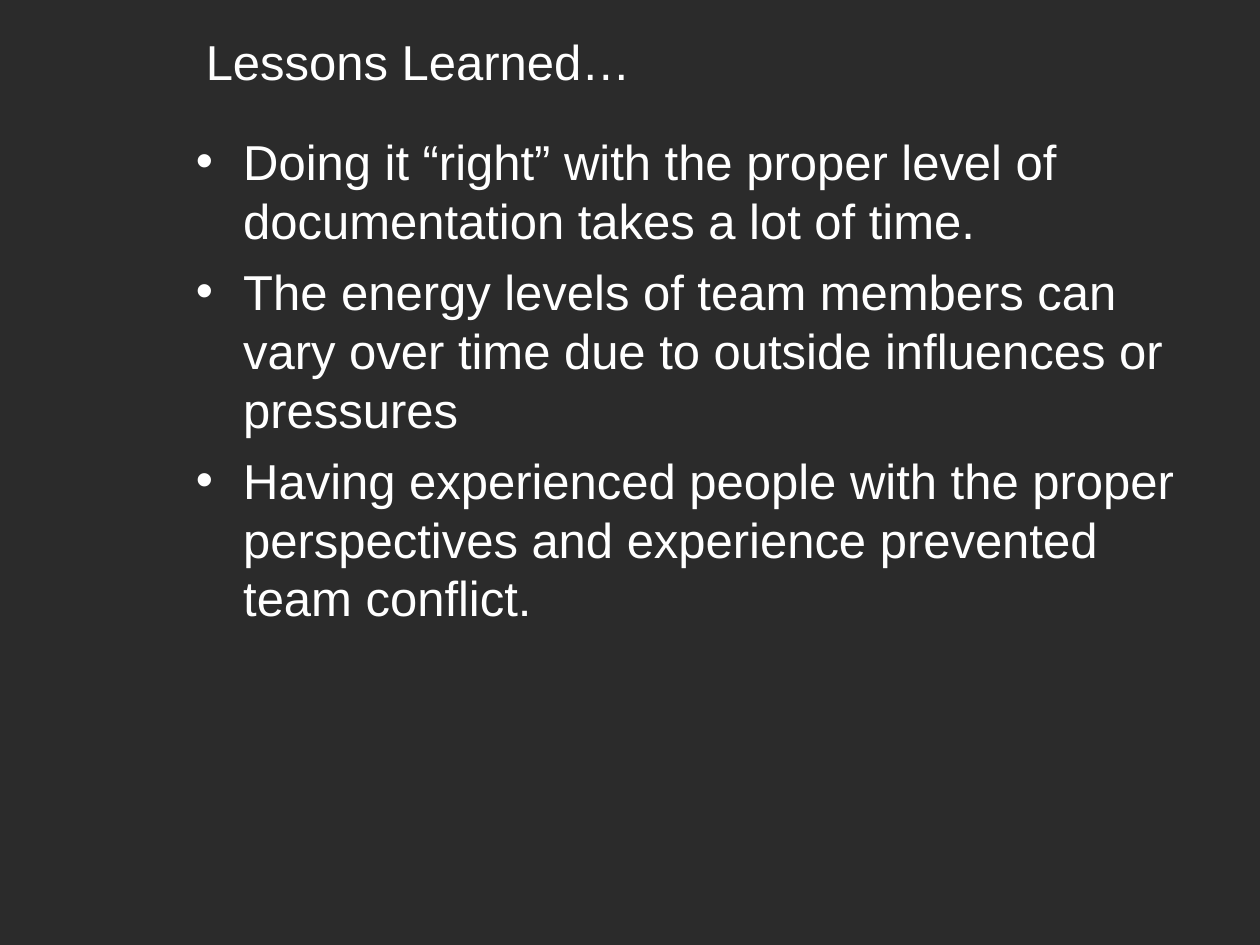
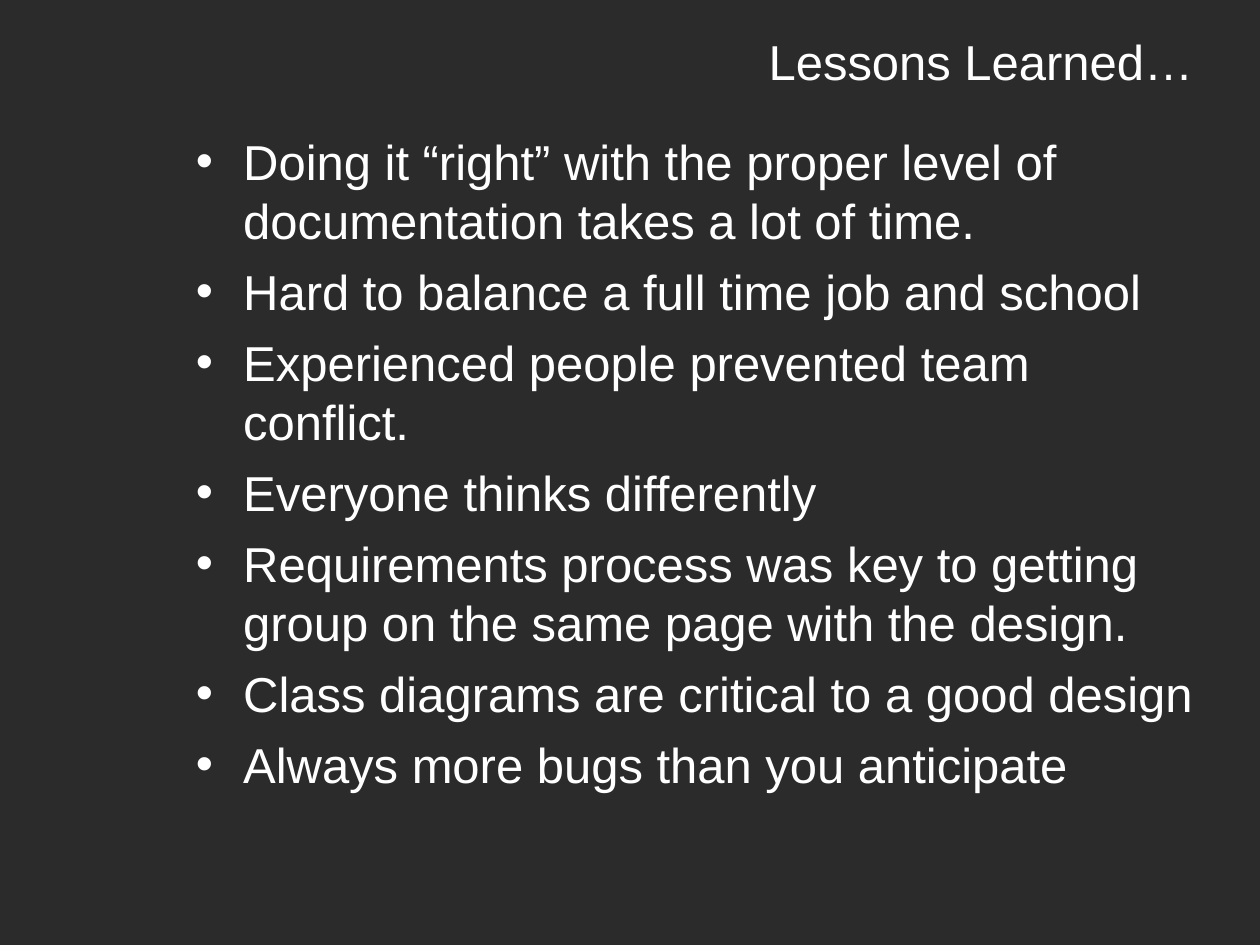
Before and after one commit to cchirag/easyx10, a slide deck: slide 32 of docs/HW/EasyX10 Project - CS673 - Fall 2008 v1.ppt (slide 39 before the commit). Drawn at 1260x945 pixels with LibreOffice and Linux fonts; fonts in the diff are those of the drawing; background and template pictures are left out; a plain dark background stands for a picture behind light text. Boxes give left, top, right and bottom in pixels: in the first picture for what was removed or moved away, otherwise in the second. Text is boxed around its words. In the diff, an @@ line names an element or a change of style, - is before the commit and + after.

```diff
--- a/docs/HW/EasyX10 Project - CS673 - Fall 2008 v1.ppt
+++ b/docs/HW/EasyX10 Project - CS673 - Fall 2008 v1.ppt
@@ title "Lessons Learned…" at (x1=769, y1=44, x2=1193, y2=81): alignment left to right @@
@@ text at (x1=243, y1=274, x2=1192, y2=793): text changed @@
-• The energy levels of team members can vary over time due to outside influences or pressures
-• Having experienced people with the proper perspectives and experience prevented team conflict.
+• Hard to balance a full time job and school
+• Experienced people prevented team conflict.
+• Everyone thinks differently
+• Requirements process was key to getting group on the same page with the design.
+• Class diagrams are critical to a good design
+• Always more bugs than you anticipate
```
Also in this commit, not shown: 12 other slides changed, 4 slides added, 10 slides removed.
